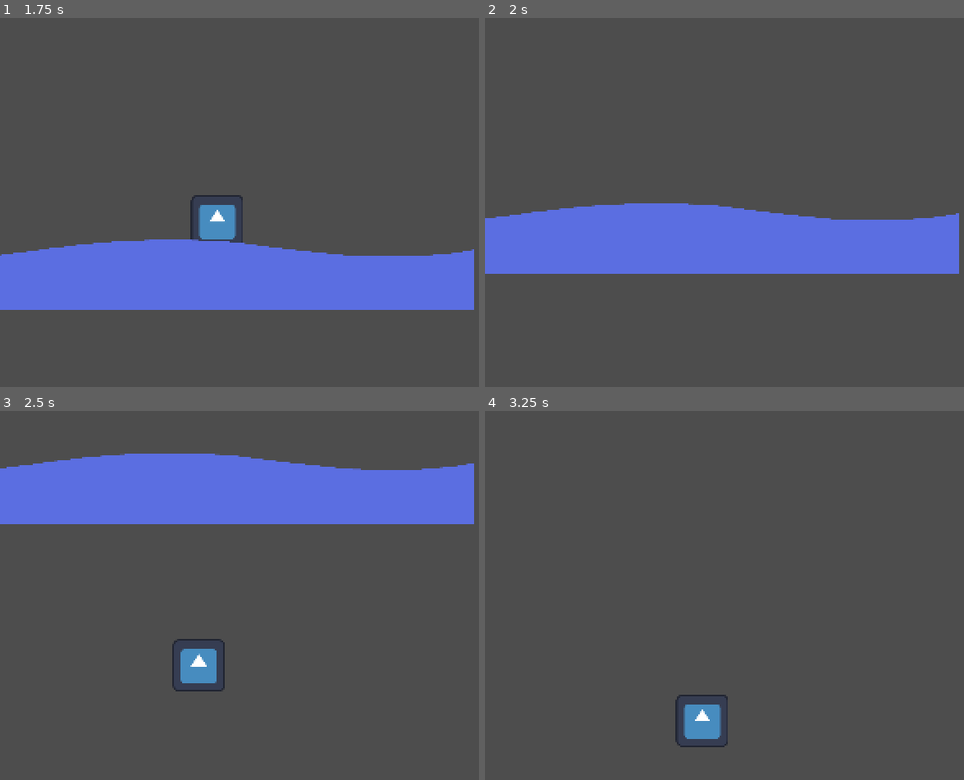
Above: before the commit, frames 1-4 (two rows, left to right).
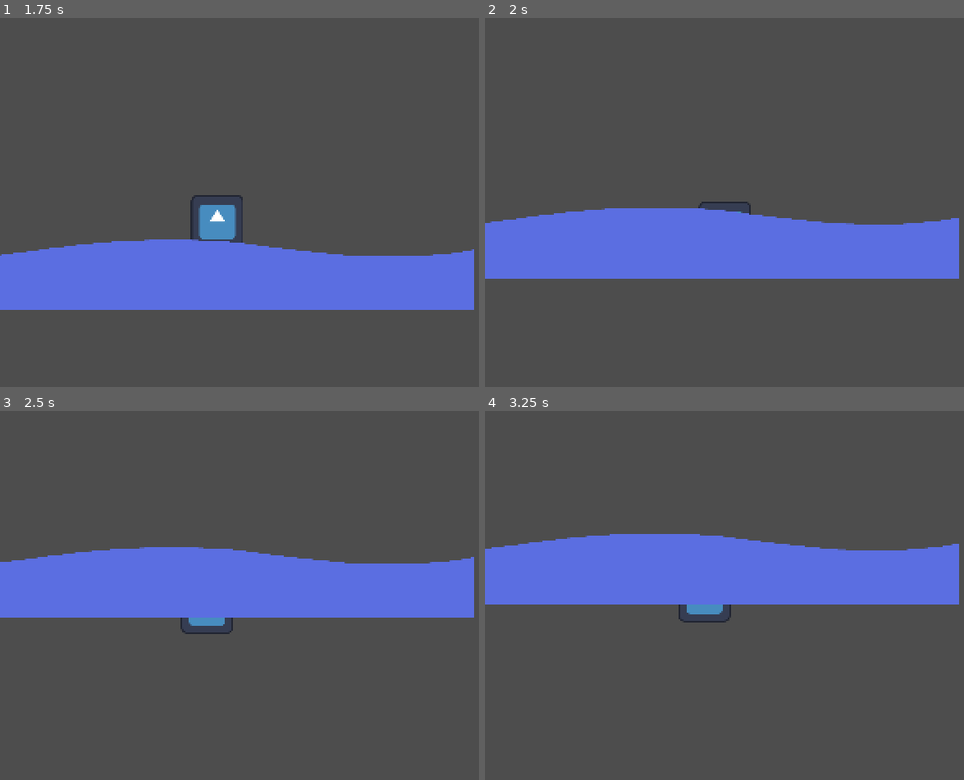
Above: after the commit, the same moments.

Repository: WilliamNord/underwater-explorer-godot
Game: Godot game, scene res://scenes/world.tscn
Two runs of this game, one before a commit and one after it. Both use one fixed random seed, a clock stepped at 60 frames per second and the inputs below. The project has no main scene, so this scene is started directly. The engine's default icon, where the game draws it, is replaced by a stand-in: a white triangle on a blue panel in a dark square.
Inputs:
- Up to frame 1 (1.75 s): tap Enter (ui_accept) at 0.5, 0.77, 1.52 s; hold Right (ui_right) from 0.53 s (still down)
- Up to frame 2 (2 s): keep holding Right (ui_right)
- Up to frame 3 (2.5 s): release Right (ui_right) at 2.03 s; hold Left (ui_left) from 2.03 s (still down)
- Up to frame 4 (3.25 s): release Left (ui_left) at 2.78 s; hold Right (ui_right) from 2.78 s (still down); tap Enter (ui_accept) at 3.02 s

Frame 1 is identical in both runs. In frame 2, 2.5% of the frame differs, in the area x 0-99%, y 49-71%; in frame 3, 35%, in the area x 0-99%, y 11-76%; in frame 4, 18%.
Error before the commit: Parse Error: Expected identifier after "." for attribute access. (res://water.gd:29)

Commit message:
added detecting the player out of water
i now detect the player when he is outside of the water area2D. This also make a fun bobbing.
i have changed some of the variables and how the velocity-damping work in both y and x directions

Diff:
--- a/scripts/player.gd
+++ b/scripts/player.gd
@@ -12,7 +12,8 @@
 func _physics_process(delta: float) -> void:
 
 	if is_swimming:
-		velocity.y = move_toward(velocity.y, 0, 200 * delta)
+		velocity.y = move_toward(velocity.y, 0, 500 * delta)
+		velocity.x = move_toward(velocity.x, 0, 500 * delta)
 	else:
 		if not is_on_floor():
 			velocity += get_gravity() * delta
@@ -28,13 +29,21 @@
 	if direction:
 		velocity.x = direction * SPEED
 	else:
-		velocity.x = move_toward(velocity.x, 0, SPEED)
+		if not is_swimming:
+			velocity.x = move_toward(velocity.x, 0, SPEED)
 
 	if is_swimming:
 		if Input.is_action_pressed("ui_up"):
-			velocity.y = -150
+			velocity.y = -200
 		elif Input.is_action_pressed("ui_down"):
-			velocity.y = 150
+			velocity.y = 200
+		elif Input.is_action_pressed("ui_right"):
+			velocity.x = 200
+		elif Input.is_action_pressed("ui_left"):
+			velocity.x = -200
+
+	if is_swimming:
+		velocity.x = clamp(velocity.x, -200, 200)
 
 	move_and_slide()
 
@@ -43,3 +52,11 @@
 	is_swimming = true
 	if is_swimming == true:
 		print("grav is zero")
+
+func out_water_gravity():
+	print("player out of water")
+	is_swimming = false
+	if is_swimming == true:
+		print("grav is zero")
+	else:
+		print("grav is on")
--- a/water.gd
+++ b/water.gd
@@ -26,4 +26,4 @@
 
 func _on_body_exited(body: Node2D) -> void:
 	if body.is_in_group("player"):
-		body.
+		body.out_water_gravity()
--- a/water.tscn
+++ b/water.tscn
@@ -12,8 +12,6 @@
 gravity_direction = Vector2(1, 0)
 gravity = -980.0
 script = ExtResource("1_qi1wl")
-size_x = null
-size_y = null
 
 [node name="CollisionShape2D" type="CollisionShape2D" parent="."]
 shape = SubResource("RectangleShape2D_seble")
